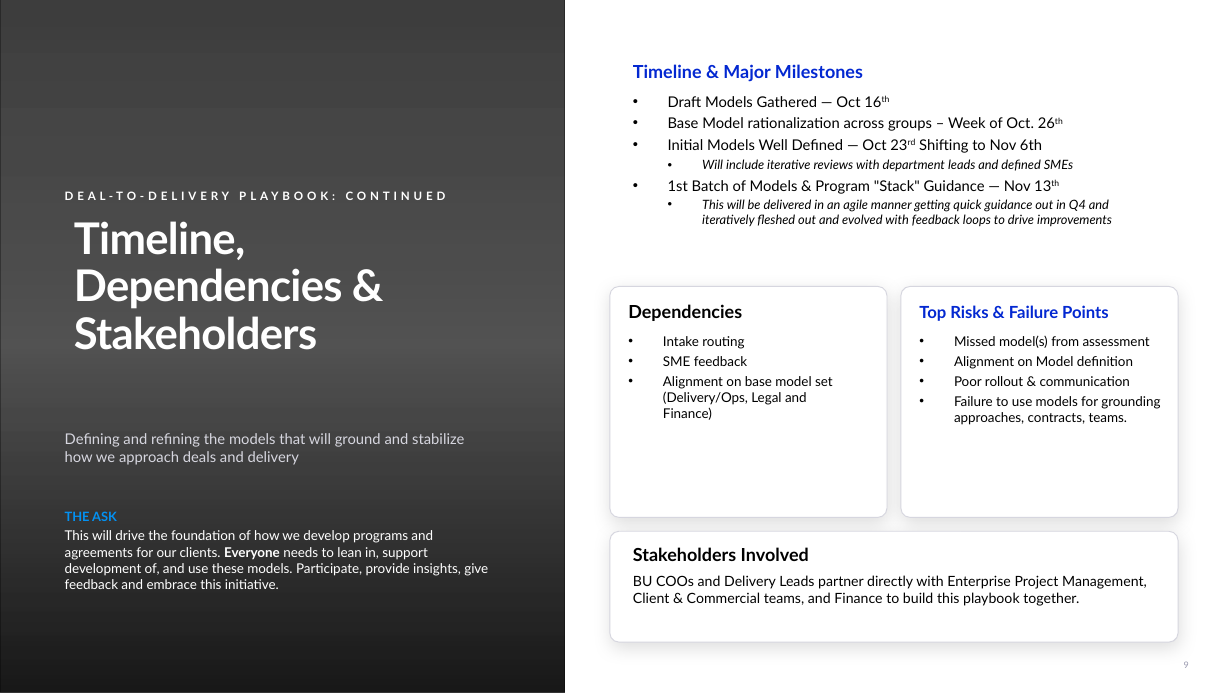
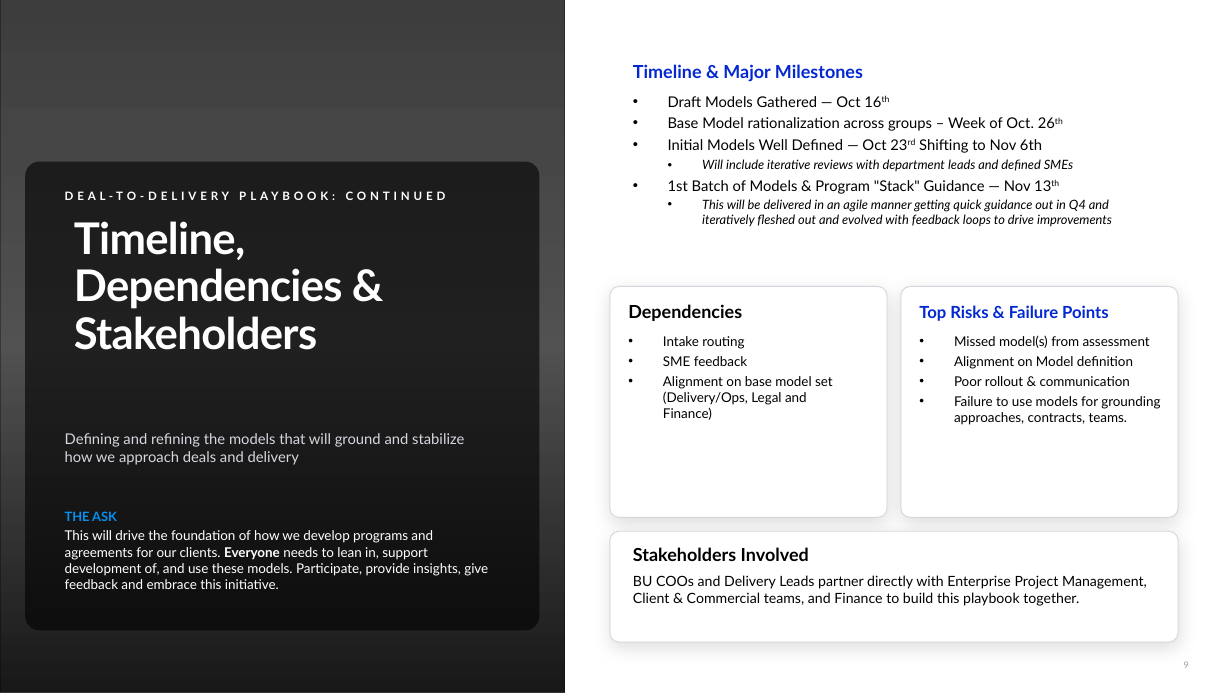
Before and after one commit to RachelHarrisMerkle/BasicMerkle, a slide deck: slide 9 of Delivery_Excellence_Kickoff_REDESIGNED.pptx. Drawn at 1232x693 pixels with LibreOffice and Linux fonts; fonts in the diff are those of the drawing; grey boxes stand for pictures; background and template pictures are left out. Boxes give left, top, right and bottom in pixels: in the first picture for what was removed or moved away, otherwise in the second. Text is boxed around its words. In the diff, an @@ line names an element or a change of style, - is before the commit and + after.

```diff
--- a/Delivery_Excellence_Kickoff_REDESIGNED.pptx
+++ b/Delivery_Excellence_Kickoff_REDESIGNED.pptx
@@ rounded rectangle added at box(25, 162, 539, 630), fill #000000 at 60% opacity @@
```
Also in this commit, not shown: 24 other slides changed, 1 other file.
